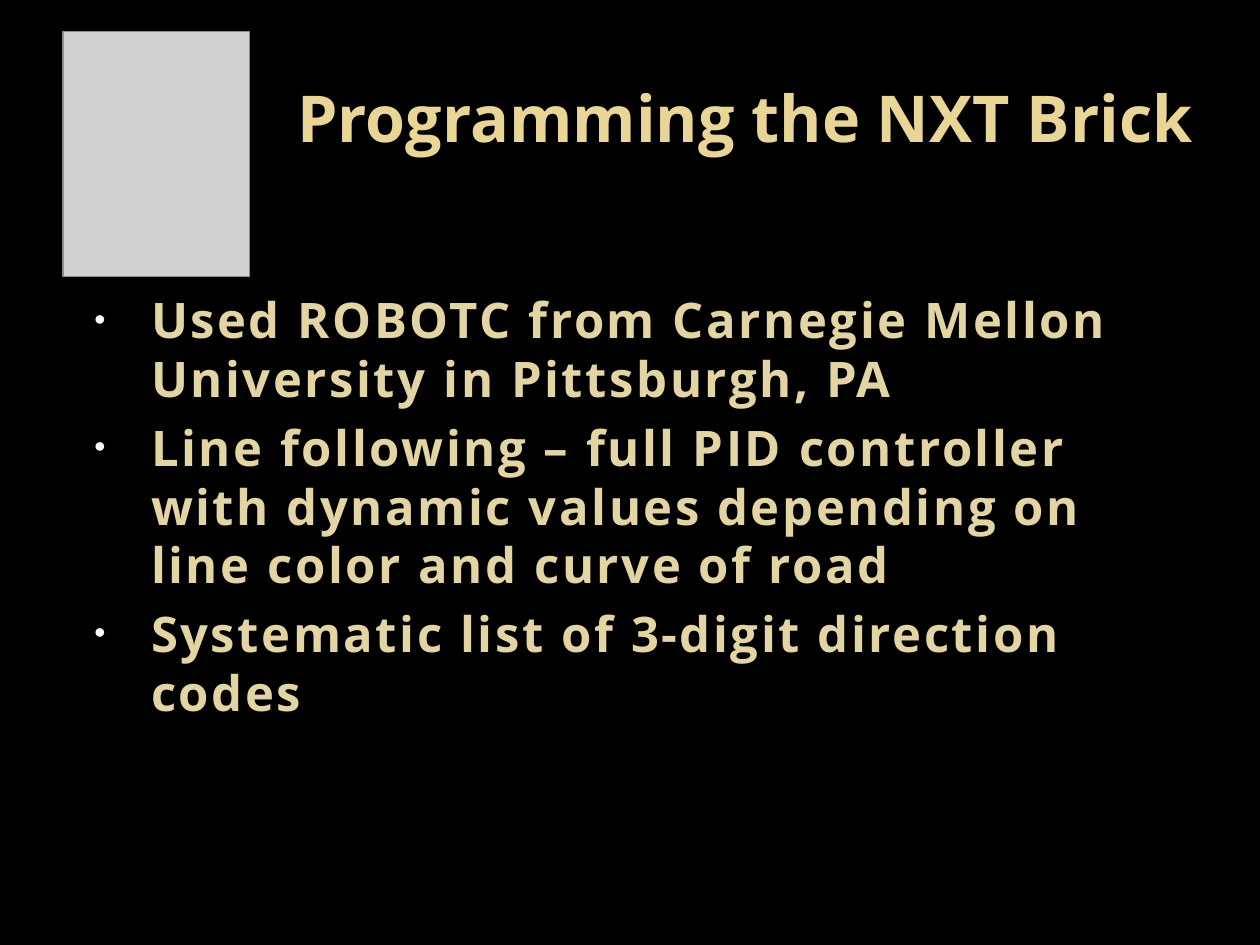
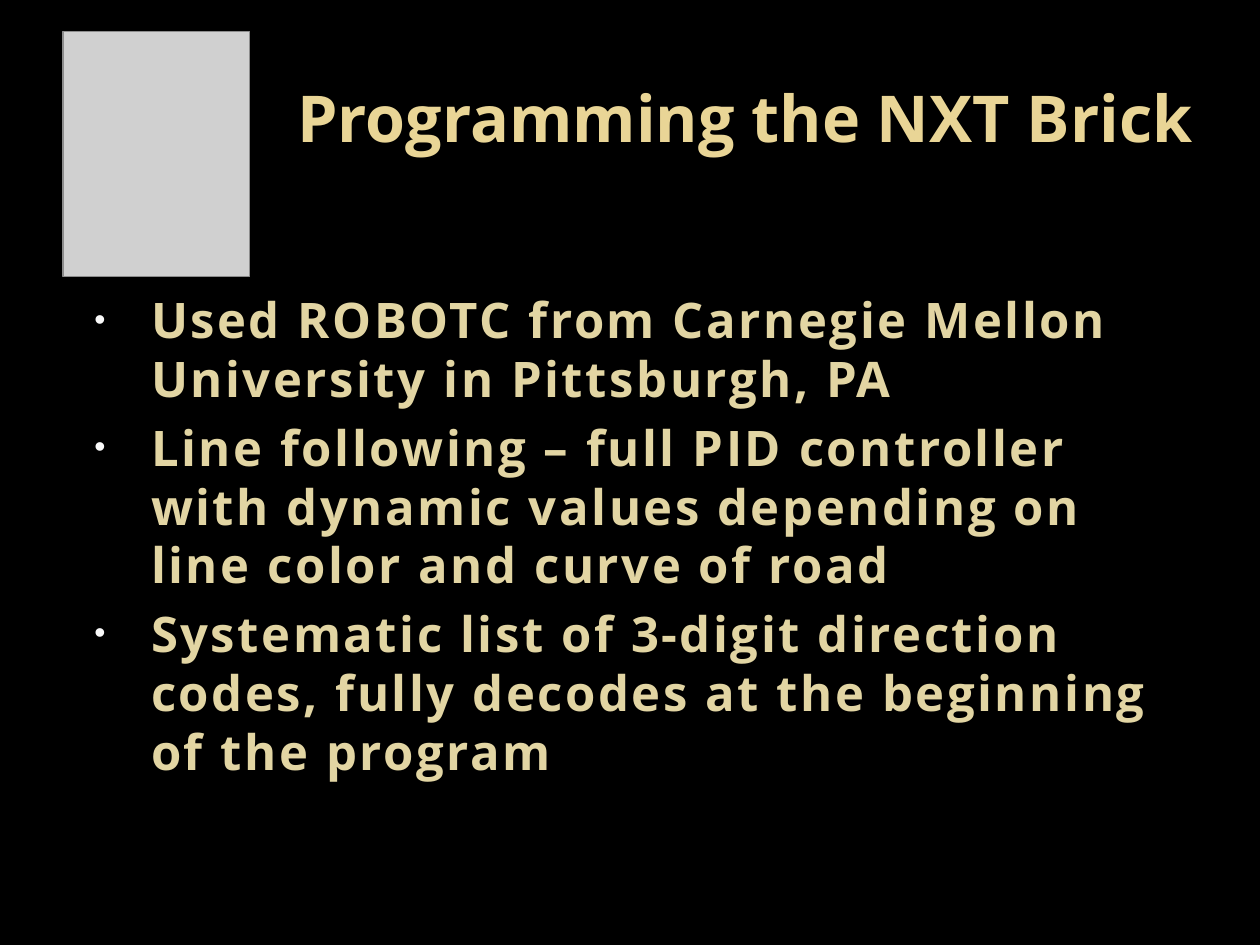
Before and after one commit to mr64bit/2012-BCCS-ION-MUC, a slide deck: slide 10 of 2013nKISA.pptx. Drawn at 1260x945 pixels with LibreOffice and Linux fonts; fonts in the diff are those of the drawing; grey boxes stand for pictures; background and template pictures are left out. Boxes give left, top, right and bottom in pixels: in the first picture for what was removed or moved away, otherwise in the second. Text is boxed around its words. In the diff, an @@ line names an element or a change of style, - is before the commit and + after.

Commit message:
Updated programming and ROBOTC Bugs slided

```diff
--- a/2013nKISA.pptx
+++ b/2013nKISA.pptx
@@ text at [151, 614, 1144, 782]: text changed @@
-• Systematic list of 3-digit direction codes
+• Systematic list of 3-digit direction codes, fully decodes at the beginning of the program
```
Also in this commit, not shown: 3 other slides changed.
